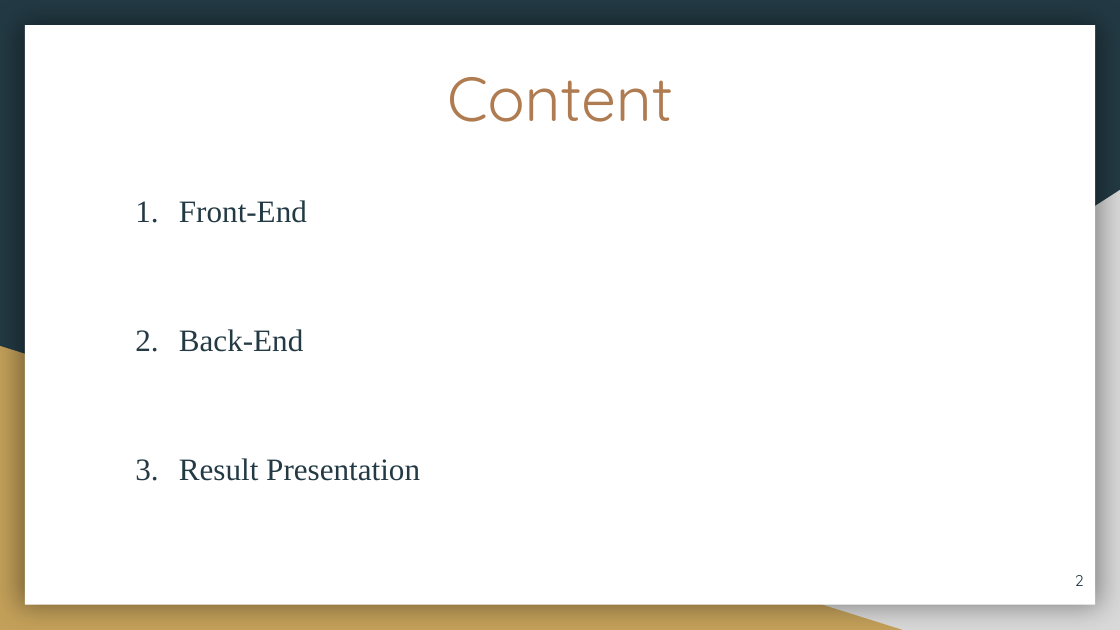
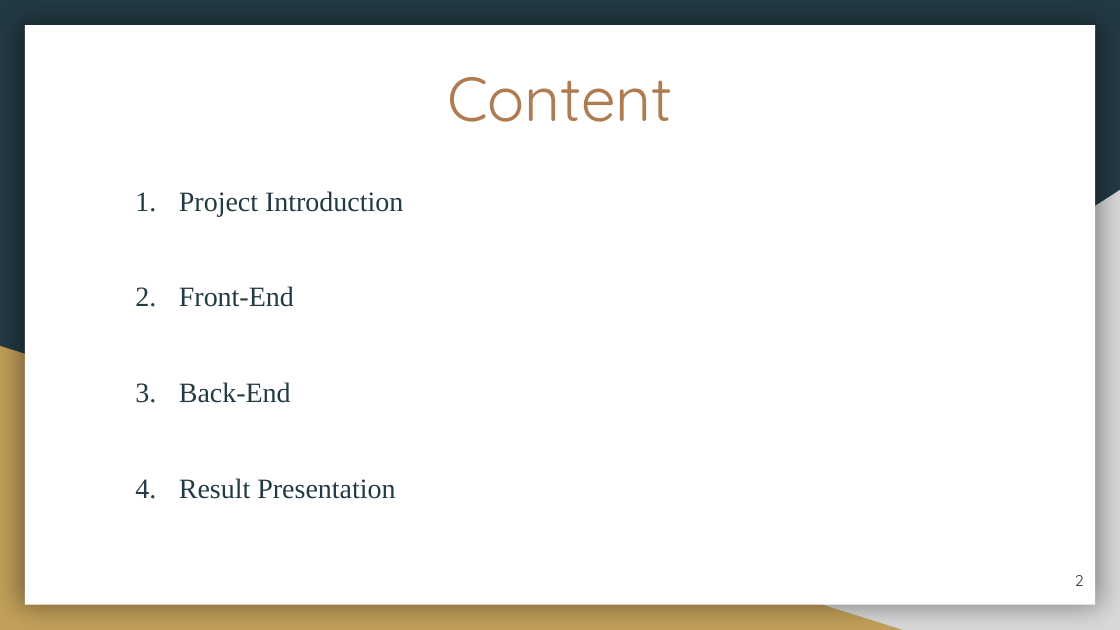
Before and after one commit to Jeffrey-maker/to-do-list, a slide deck: slide 2 of To Do List.pptx. Drawn at 1120x630 pixels with LibreOffice and Linux fonts; fonts in the diff are those of the drawing. Boxes give left, top, right and bottom in pixels: in the first picture for what was removed or moved away, otherwise in the second. Text is boxed around its words. In the diff, an @@ line names an element or a change of style, - is before the commit and + after.

```diff
--- a/To Do List.pptx
+++ b/To Do List.pptx
@@ text at (179,191,403,216): paragraph added @@
+1. Project Introduction
@@ text at (179,286,395,499): size 20 to 18 pt in "Front-End", "Back-End", "Result Presentation"; line spacing 1.15 to 0.95 @@
```
Also in this commit, not shown: 2 other slides changed, 3 slides added, 2 other files.
